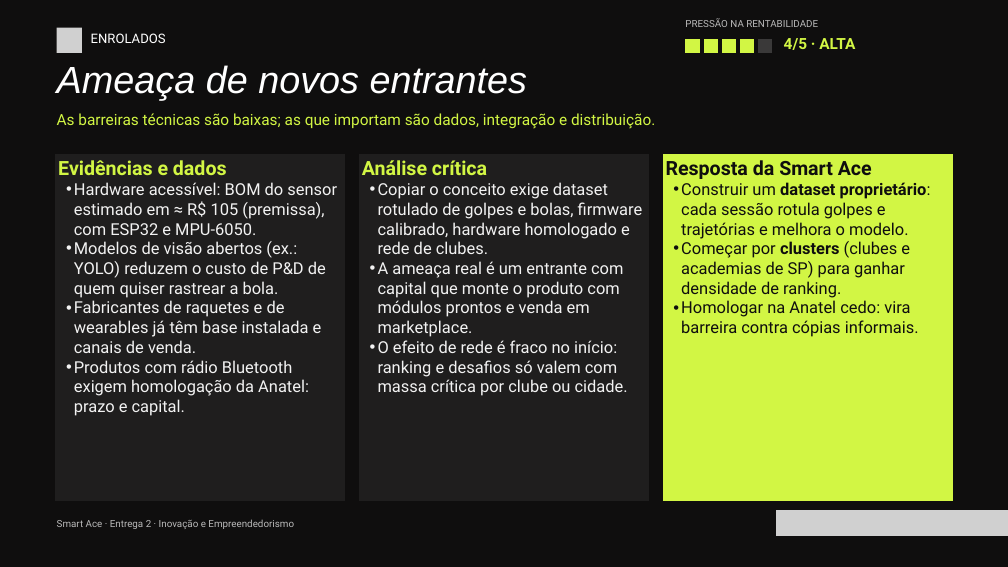
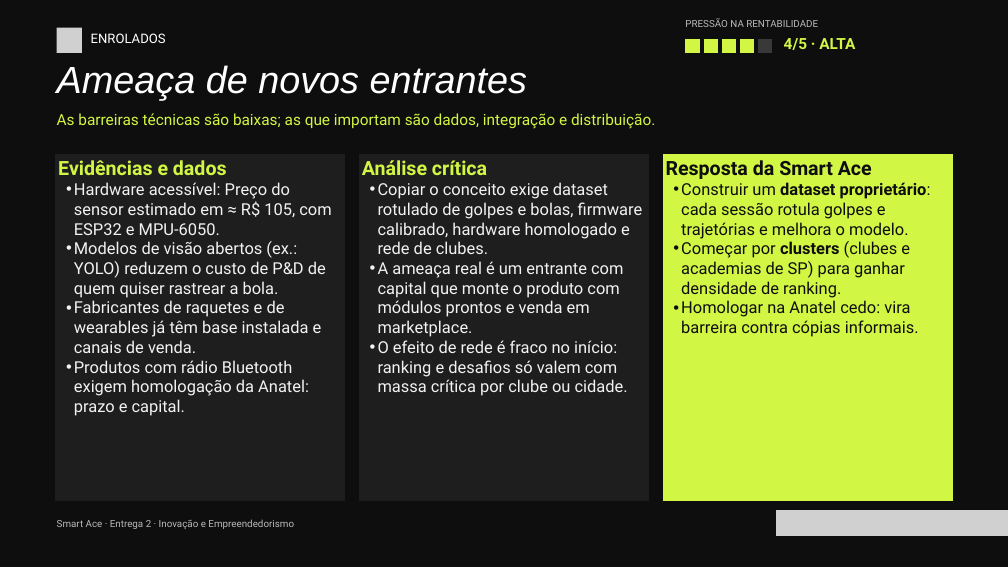
Before and after one commit to 2026-2-NCC6/Projeto4, a slide deck: slide 6 of documentos/Entrega 2/Inovação e Empreendedorismo/Entrega 2 - Inovação e Empreendedorismo.pptx. Drawn at 1008x567 pixels with LibreOffice and Linux fonts; fonts in the diff are those of the drawing; grey boxes stand for pictures. Boxes give left, top, right and bottom in pixels: in the first picture for what was removed or moved away, otherwise in the second. Text is boxed around its words. In the diff, an @@ line names an element or a change of style, - is before the commit and + after.

```diff
--- a/documentos/Entrega 2/Inovação e Empreendedorismo/Entrega 2 - Inovação e Empreendedorismo.pptx
+++ b/documentos/Entrega 2/Inovação e Empreendedorismo/Entrega 2 - Inovação e Empreendedorismo.pptx
@@ text at bbox=[74, 182, 331, 235]: text changed @@
-  • Hardware acessível: BOM do sensor estimado em ≈ R$ 105 (premissa), com ESP32 e MPU-6050.
+  • Hardware acessível: Preço do sensor estimado em ≈ R$ 105, com ESP32 e MPU-6050.
```
Also in this commit, not shown: 17 other slides changed, 35 other files.
